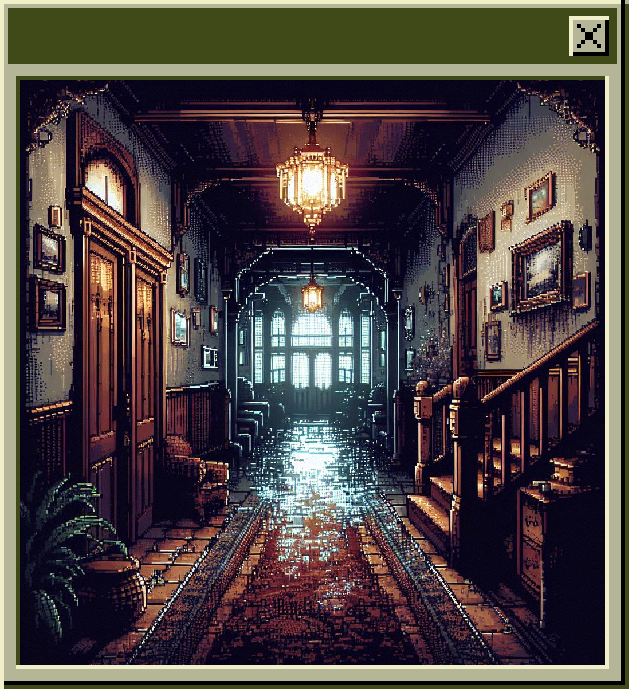
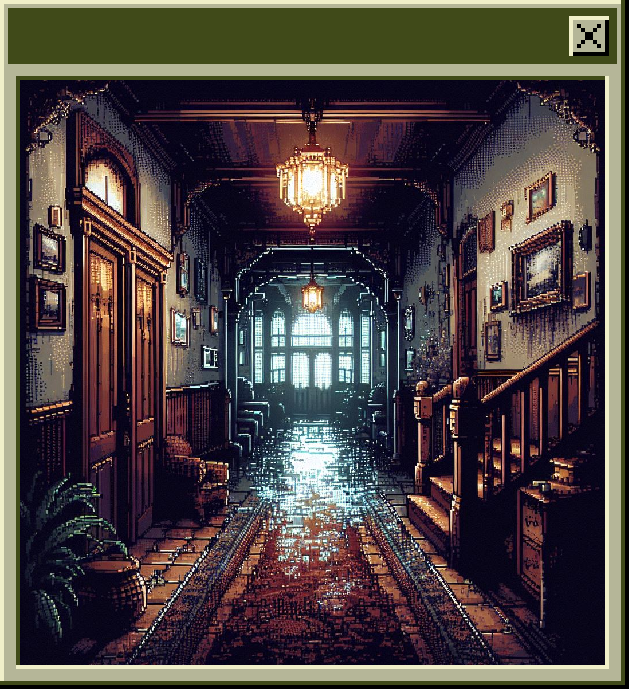
Before/after of a 629x689 layered artwork. What changed in the layer stack:
painted on "Layer 13" over <box>0,0,629,689</box>
